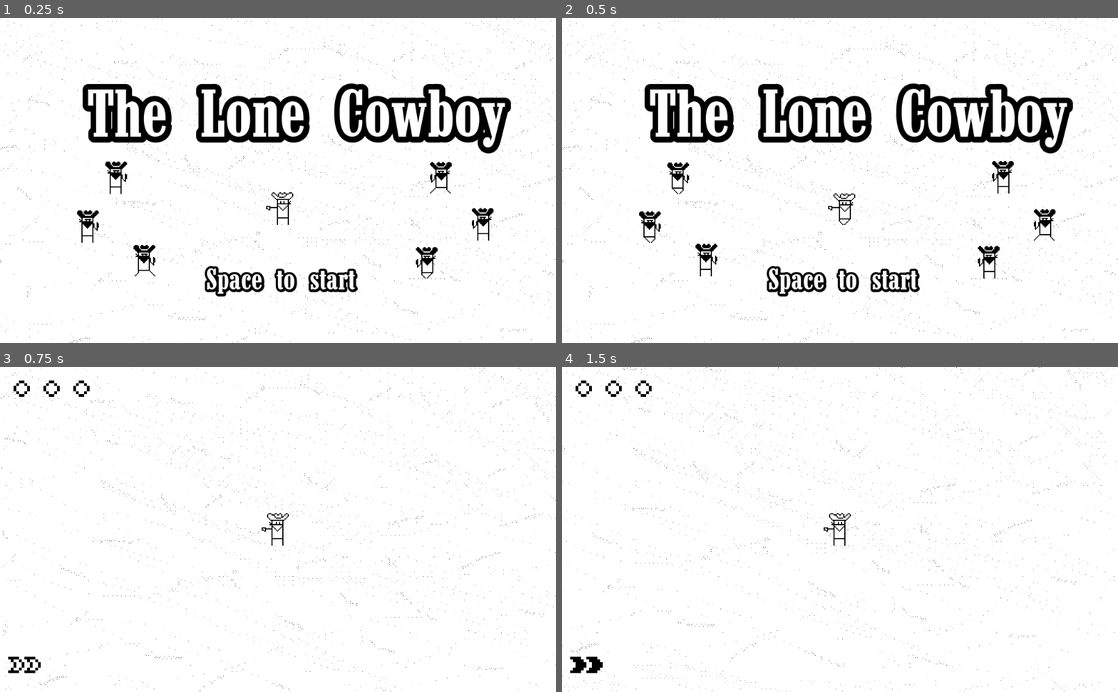
Above: before the commit, frames 1-4 (two rows, left to right).
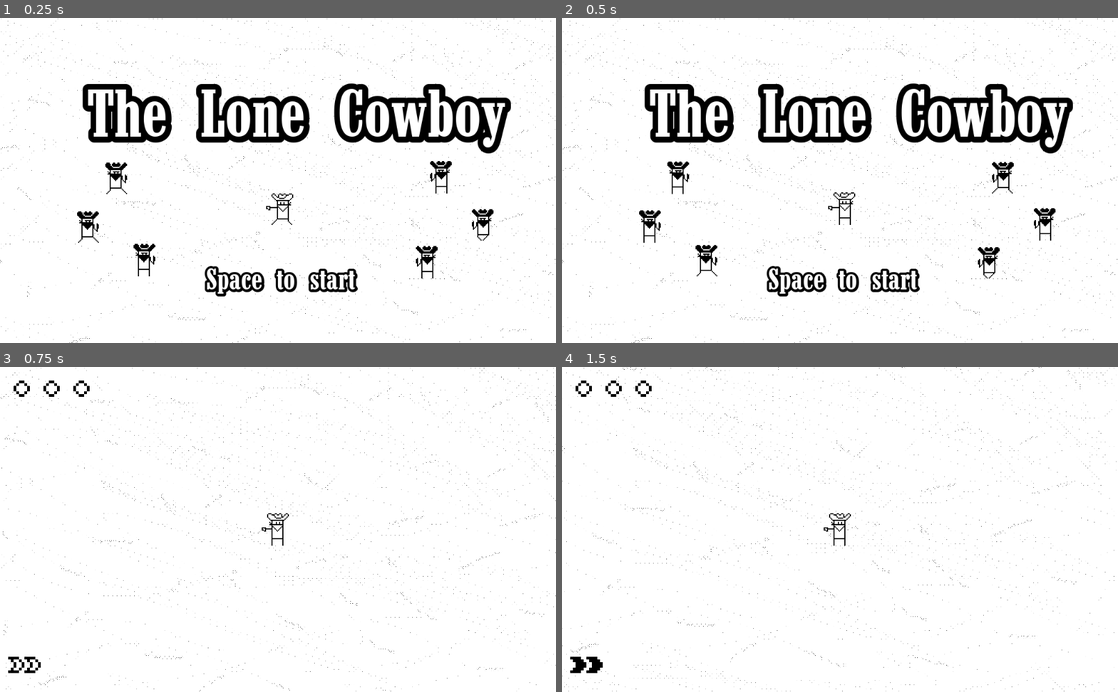
Above: after the commit, the same moments.

Repository: Blargansmarf/ClicheCowboy
Game: Godot game, scene res://scenes/title.tscn
Two runs of this game, one before a commit and one after it. Both use one fixed random seed, a clock stepped at 60 frames per second and the inputs below.
Inputs:
- Up to frame 1 (0.25 s): no input
- Up to frame 2 (0.5 s): no input
- Up to frame 3 (0.75 s): hold D (right) from 0.53 s (still down); tap Space (dodge) at 0.6 s
- Up to frame 4 (1.5 s): release D (right) at 1.28 s; hold S (down) from 1.28 s (still down); tap Space (dodge) at 1.35 s

The runs differ from the first frame. In frame 1, 0.9% of the frame differs, in the area x 13-89%, y 44-81%; in frame 2, 0.9%; in frame 3, nothing differs; in frame 4, nothing differs.

Commit message:
refactor and set up cull
moved all logic outside of physics update into their own functions, also added window frame variable for culling

Diff:
--- a/clichecowboy/scenes/title.tscn
+++ b/clichecowboy/scenes/title.tscn
@@ -80,7 +80,7 @@
 position = Vector2( 520, 352 )
 scale = Vector2( 2, 2 )
 frames = SubResource( 3 )
-frame = 2
+frame = 1
 playing = true
 
 [node name="AnimatedSprite" type="AnimatedSprite" parent="dummyplayer"]
@@ -91,7 +91,7 @@
 position = Vector2( 214, 295 )
 scale = Vector2( 2, 2 )
 frames = SubResource( 5 )
-frame = 2
+frame = 1
 playing = true
 flip_h = true
 
@@ -99,7 +99,7 @@
 position = Vector2( 162, 385 )
 scale = Vector2( 2, 2 )
 frames = SubResource( 5 )
-frame = 2
+frame = 1
 playing = true
 flip_h = true
 
@@ -107,7 +107,6 @@
 position = Vector2( 266, 447 )
 scale = Vector2( 2, 2 )
 frames = SubResource( 5 )
-frame = 1
 playing = true
 flip_h = true
 
@@ -115,18 +114,18 @@
 position = Vector2( 812, 294 )
 scale = Vector2( 2, 2 )
 frames = SubResource( 5 )
-frame = 1
 playing = true
 
 [node name="dummyenemy4" type="AnimatedSprite" parent="."]
 position = Vector2( 889, 381 )
 scale = Vector2( 2, 2 )
 frames = SubResource( 5 )
+frame = 3
 playing = true
 
 [node name="dummyenemy5" type="AnimatedSprite" parent="."]
 position = Vector2( 786, 451 )
 scale = Vector2( 2, 2 )
 frames = SubResource( 5 )
-frame = 3
+frame = 2
 playing = true
--- a/clichecowboy/scripts/dollar.gd
+++ b/clichecowboy/scripts/dollar.gd
@@ -2,7 +2,7 @@
 
 onready var alive = true
 
-func _physics_process(delta):
+func _physics_process(_delta):
 	if alive:
 		var overlap = get_overlapping_bodies()
 		for o in overlap:
--- a/clichecowboy/scripts/game_controller.gd
+++ b/clichecowboy/scripts/game_controller.gd
@@ -27,6 +27,8 @@
 var dead = false
 var lvl = false
 var frameCount = 0
+var windowTopLeft
+var windowBotRight
 
 export (int) var spawnRate = 60
 export (int) var enemySpeed = 50
@@ -49,6 +51,8 @@
 func _ready():
 	player = playerScn.instance()
 	player.position = screenSize / 2
+	windowTopLeft = Vector2(0,0)
+	windowBotRight = screenSize
 	hud = hudScn.instance()
 	player.add_child(hud)
 	hud.global_position = Vector2(0, 0)
@@ -58,100 +62,132 @@
 
 
 # Called every frame. 'delta' is the elapsed time since the previous frame.
-func _physics_process(delta):
+func _physics_process(_delta):
 	if !paused:
 
 		frameCount+=1
 
-		if player.shoot:
-			player.shoot = false
-			bullets.append(bulletScn.instance())
-			bullets[-1].position = player.get_node("GunSprite/TipArea/Tip").global_position
-			bullets[-1].init_stats(player.bulletSpeed, player.shootDir, player.bulletDamage, player.bulletLife)
-			add_child(bullets[-1])
-
-		if player.hit and !hitFlip:
-			hitFlip = true
-			hud.gotHit()
-			if !enemies.empty():
-				for e in enemies:
-					e.set_collision_mask_bit(0, false)
-		elif !player.hit and hitFlip:
-			hitFlip = false
-			if !enemies.empty():
-				for e in enemies:
-					e.set_collision_mask_bit(0, true)
-
-		if player.dodging and !dodgeFlip:
-			dodgeFlip = true
-			hud.dodgeUsed()
-			if !enemies.empty():
-				for e in enemies:
-					e.set_collision_mask_bit(0, false)
-		elif !player.dodging and dodgeFlip:
-			dodgeFlip = false
-			if !enemies.empty():
-				for e in enemies:
-					e.set_collision_mask_bit(0, true)
-
+		playerShoot()
+
+		checkPlayerHit()
+
+		checkPlayerDodge()
+
+		updateWindowBounds()
+
+		updateEnemies()
+
+		updateBullets()
+
+		updateDollars()
+
+		checkForDeath()
+
+		checkForLevelUp()
+
+		spawnEnemy()
+
+		cullObjects()
+
+		readyDodge()
+
+		scaleEnemies()
+		cleanUp()
+
+	processLevelUp()
+
+	checkForPause()
+
+	checkForRestart()
+
+func playerShoot():
+	if player.shoot:
+		player.shoot = false
+		bullets.append(bulletScn.instance())
+		bullets[-1].position = player.get_node("GunSprite/TipArea/Tip").global_position
+		bullets[-1].init_stats(player.bulletSpeed, player.shootDir, player.bulletDamage, player.bulletLife)
+		add_child(bullets[-1])
+
+func checkPlayerHit():
+	if player.hit and !hitFlip:
+		hitFlip = true
+		hud.gotHit()
 		if !enemies.empty():
 			for e in enemies:
-				if !e.alive:
-					var dollar = dollarScn.instance()
-					dollar.position = e.position
-					dollars.append(dollar)
-					add_child(dollars[-1])
-					trash.append(Thing.ENEMY)
-					trash.append(enemies.find(e))
-				else:
-					var dir = getSlope(e.position, player.position)
-					e.setDir(dir)
-
-		if !bullets.empty():
-			for b in bullets:
-				if !b.alive:
-					trash.append(Thing.BULLET)
-					trash.append(bullets.find(b))
-
-		if !dollars.empty():
-			for d in dollars:
-				if !d.alive:
-					player.money += 1
-					hud.updateDollars(player.moneyCap - player.money)
-					trash.append(Thing.DOLLAR)
-					trash.append(dollars.find(d))
-
-		if player.health <= 0:
-			dead = true
-			pauseGame()
-			var deathMenu = deathScn.instance()
-			deathMenu.position += player.position - screenSize/2
-			add_child(deathMenu)
-
-		if player.money >= player.moneyCap:
-			levelup()
-
-		if frameCount % spawnRate == 0:
-			generateEnemy()
-
-		if player.canDodge:
-			hud.dodgeReady()
-
-		scaleEnemies()
-		cleanUp()
-
+				e.set_collision_mask_bit(0, false)
+	elif !player.hit and hitFlip:
+		hitFlip = false
+		if !enemies.empty():
+			for e in enemies:
+				e.set_collision_mask_bit(0, true)
+
+func checkPlayerDodge():
+	if player.dodging and !dodgeFlip:
+		dodgeFlip = true
+		hud.dodgeUsed()
+		if !enemies.empty():
+			for e in enemies:
+				e.set_collision_mask_bit(0, false)
+	elif !player.dodging and dodgeFlip:
+		dodgeFlip = false
+		if !enemies.empty():
+			for e in enemies:
+				e.set_collision_mask_bit(0, true)
+
+func updateEnemies():
+	if !enemies.empty():
+		for e in enemies:
+			if !e.alive:
+				var dollar = dollarScn.instance()
+				dollar.position = e.position
+				dollars.append(dollar)
+				add_child(dollars[-1])
+				trash.append(Thing.ENEMY)
+				trash.append(enemies.find(e))
+			else:
+				var dir = getSlope(e.position, player.position)
+				e.setDir(dir)
+
+func updateBullets():
+	if !bullets.empty():
+		for b in bullets:
+			if !b.alive:
+				trash.append(Thing.BULLET)
+				trash.append(bullets.find(b))
+
+func updateDollars():
+	if !dollars.empty():
+		for d in dollars:
+			if !d.alive:
+				player.money += 1
+				hud.updateDollars(player.moneyCap - player.money)
+				trash.append(Thing.DOLLAR)
+				trash.append(dollars.find(d))
+
+func checkForDeath():
+	if player.health <= 0:
+		dead = true
+		pauseGame()
+		var deathMenu = deathScn.instance()
+		deathMenu.position += player.position - screenSize/2
+		add_child(deathMenu)
+
+func checkForLevelUp():
+	if player.money >= player.moneyCap:
+		levelup()
+
+func processLevelUp():
 	if lvl:
 		if lvlup.choice > -1:
 			applyLevelUp()
 
-	if Input.is_action_just_pressed("pause") and !dead and !lvl:
-		if paused:
-			unpauseGame()
-		elif !paused:
-			pauseGame()
-
-	if Input.is_action_just_pressed("pause") and dead:
-		get_tree().reload_current_scene()
+func spawnEnemy():
+	if frameCount % spawnRate == 0:
+		generateEnemy()
+
+func readyDodge():
+	if player.canDodge:
+		hud.dodgeReady()
 
 func getSlope(src, dest):
 	return dest - src
@@ -186,6 +222,17 @@
 			dollarCleaned += 1
 		else:
 			trash.clear()
+
+func checkForPause():
+	if Input.is_action_just_pressed("pause") and !dead and !lvl:
+		if paused:
+			unpauseGame()
+		elif !paused:
+			pauseGame()
+
+func checkForRestart():
+	if Input.is_action_just_pressed("pause") and dead:
+		get_tree().reload_current_scene()
 
 func generateEnemy():
 	enemies.append(banditoScn.instance())
@@ -294,3 +341,13 @@
 	if frameCount % enemySpeedFrame == 0:
 		enemySpeed += enemySpeedInc
 		#print("Enemy speed increased")
+
+func updateWindowBounds():
+	windowTopLeft = player.position - screenSize/2
+	windowBotRight = player.position + screenSize/2
+
+func cullObjects():
+	if !enemies.empty():
+		for e in enemies:
+			if e.position.x < windowTopLeft.x:
+				print("ME OUT")
--- a/clichecowboy/scripts/player.gd
+++ b/clichecowboy/scripts/player.gd
@@ -1,14 +1,14 @@
 extends KinematicBody2D
 
 export (int) var speed = 100
-export (float) var shootCooldown = 1
+export (float) var shootCooldown = 1.0
 export (int) var health = 3
 export (int) var maxHealth = 3
 export (int) var invSpd = 250
 export (float) var invTime = .5
 export (int) var dodgeSpd = 300
 export (float) var dodgeTime = .25
-export (float) var dodgeCooldown = 5
+export (float) var dodgeCooldown = 5.0
 export (int) var money = 0
 export (int) var moneyCap = 2
 export (int) var bulletSpeed = 200
@@ -18,7 +18,7 @@
 export (int) var speedLvl = 30
 export (float) var shootCooldownLvl = -.15
 export (int) var healthLvl = 1
-export (int) var invTimeLvl = .5
+export (float) var invTimeLvl = .5
 export (float) var dodgeTimeLvl = .1
 export (float) var dodgeCooldownLvl = -.75
 export (int) var bulletSpeedLvl = 50
--- a/clichecowboy/scripts/title.gd
+++ b/clichecowboy/scripts/title.gd
@@ -1,5 +1,9 @@
 extends Node2D
 
-func _physics_process(delta):
+func _ready():
+	OS.window_size = Vector2(1024,600)
+	OS.window_position = Vector2(0,0)
+
+func _physics_process(_delta):
 	if Input.is_action_just_pressed("dodge"):
 		get_tree().change_scene("res://scenes/level.tscn")
